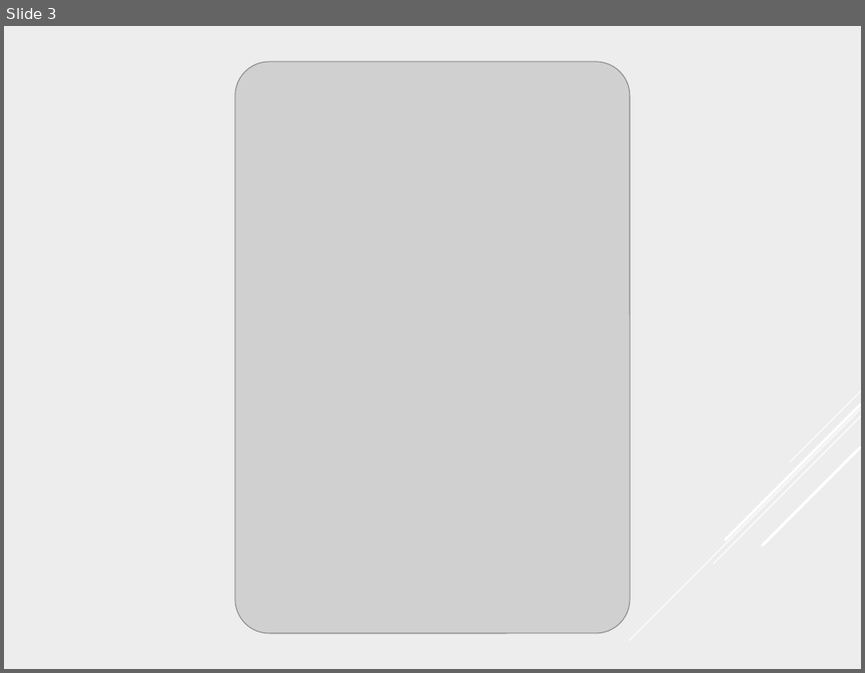
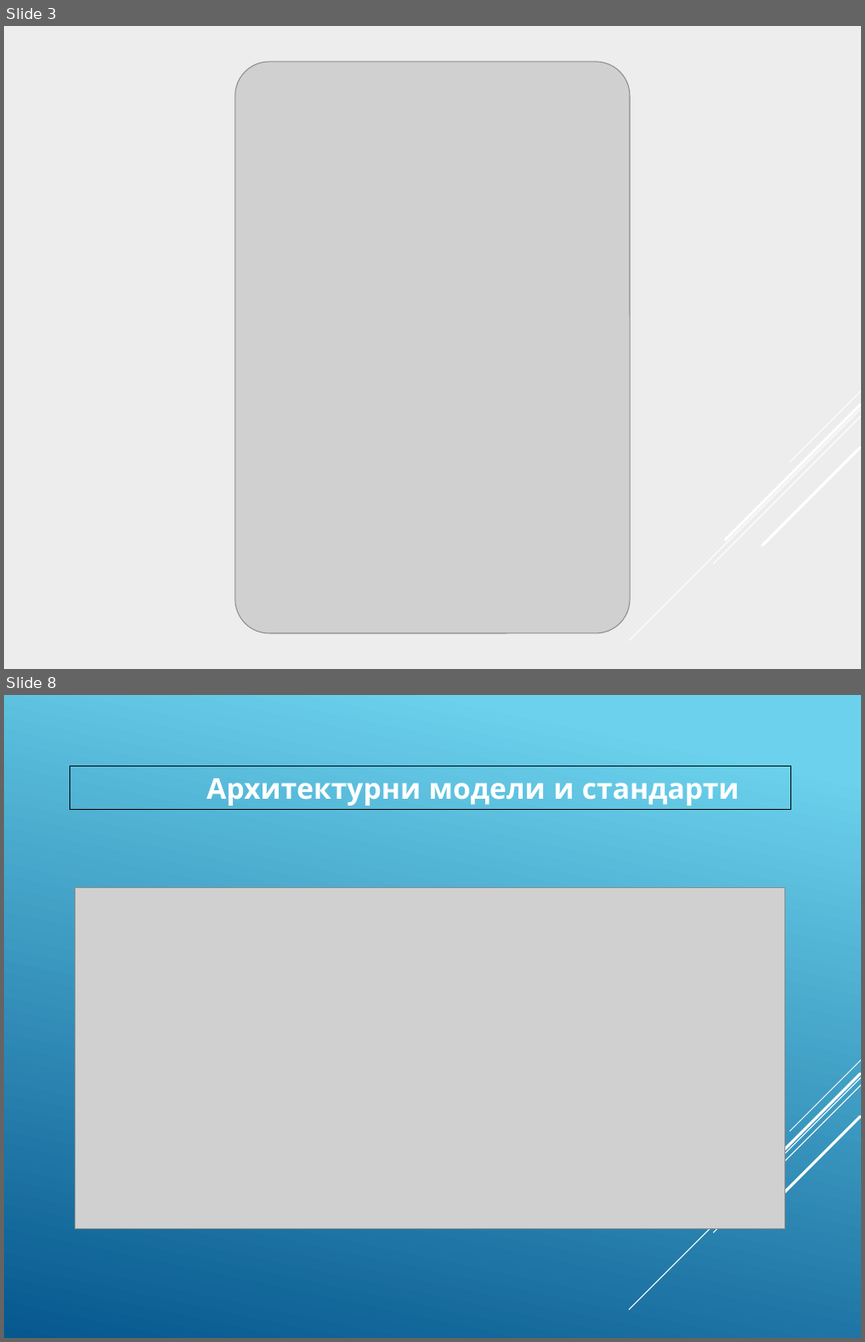
Before and after one commit to pgee-dzi2024/Theme_2501, a slide deck: dr/Защита.pptx. Shown one above the other, each under a label of ours: slide 3 before the commit, slides 3 and 8 after it; the slides between them are not shown. The pictures are 865x673 and 865x1342 pixels, drawn with LibreOffice and Linux fonts; fonts in the diff are those of the drawing; grey boxes stand for pictures. Boxes give left, top, right and bottom in pixels: in the first picture for what was removed or moved away, otherwise in the second. Text is boxed around its words. In the diff, an @@ line names an element or a change of style, - is before the commit and + after.

```diff
--- a/dr/Защита.pptx
+++ b/dr/Защита.pptx
@@ slide 8 added at [4,695,861,1338], background gradient #6ED2EB to #06588E; not listed: 5 template elements that a slide beside it also shows @@
@@ rectangle added at [70,766,791,809], outline #000000 0.75 pt, 24 pt, text #FFFFFF, bold @@
+Архитектурни модели и стандарти
@@ picture added at [75,888,784,1229] @@
```
Also in this commit, not shown: 4 slides changed, 5 other slides added, 5 slides removed, 3 other files.
